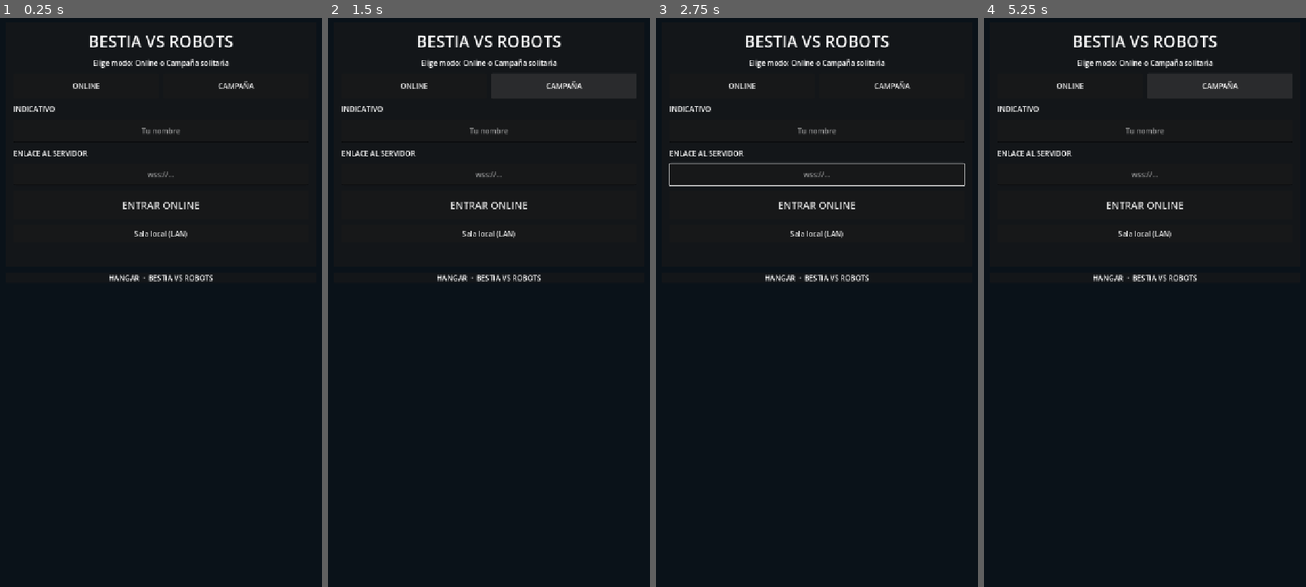
Above: before the commit, frames 1-4 (left to right).
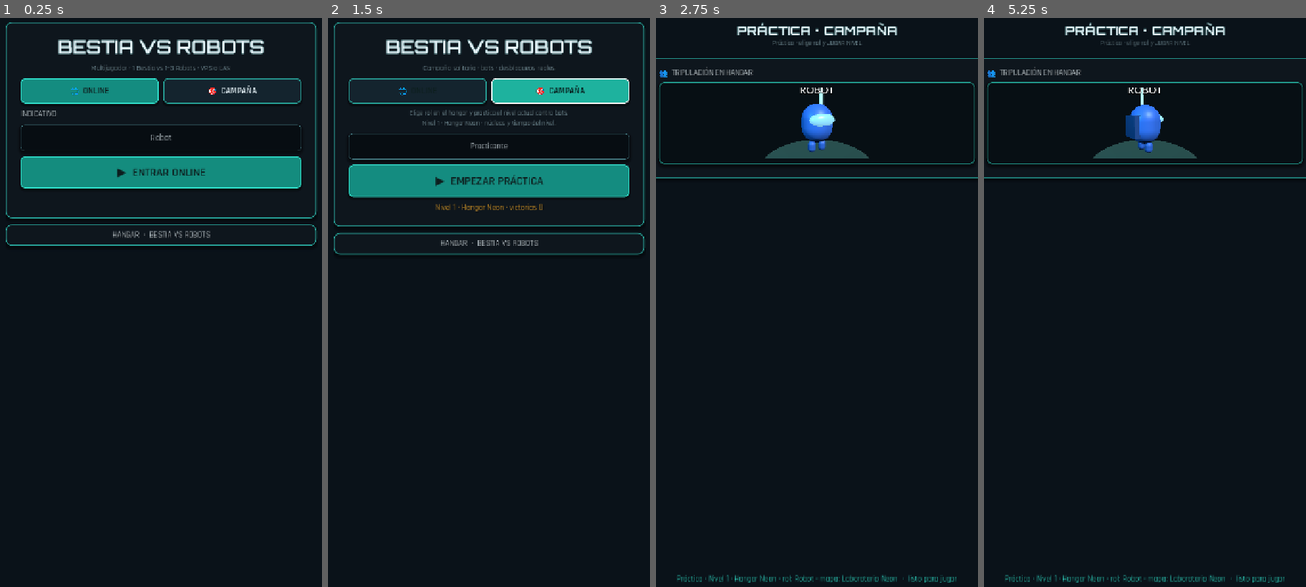
Above: after the commit, the same moments.

Repository: ExpertosTI/botgame
Game: Godot game, scene res://scenes/main/menu.tscn
Same seed, same stepped clock (60 frames per second), same inputs: the game is played once before the commit and once after it.
Inputs (mouse positions are in pixels of both pictures, inside the frame that each line leads up to):
- Up to frame 1 (0.25 s): no input
- Up to frame 2 (1.5 s): click "ENTRAR ONLINE" (after the commit: "▶ ENTRAR ONLINE") at 0.5 s; click "CAMPAÑA" (after the commit: "🎯 CAMPAÑA") at 1.25 s
- Up to frame 3 (2.75 s): click (817, 183) at 2 s, where only the run after the commit has a clickable "▶ EMPEZAR PRÁCTICA"
- Up to frame 4 (5.25 s): click (1141, 467) at 2.75 s, where only the run after the commit has a clickable "▶ JUGAR NIVEL"; click (1141, 467) at 3.5 s, where only the run after the commit has a clickable "▶ JUGAR NIVEL"; click (1064, 91) at 4.25 s, where only the run after the commit has a clickable "👹 SOY LA BESTIA"; click (1222, 91) at 5 s, where only the run after the commit has a clickable "🤖 SOY ROBOT"

The runs differ from the first frame. In frame 1, 12% of the frame differs, in the area x 1-99%, y 0-47%; in frame 2, 13%; in frame 3, 5.9%; in frame 4, 7.2%.
Error before the commit: Parse Error: Cannot infer the type of "err" variable because the value doesn't have a set type. (res://autoload/network_manager.gd:62)
Error after the commit: Invalid assignment of property or key 'custom_minimum_size' with value of type 'Vector2' on a base object of type 'Nil'. (res://scripts/ui/lobby.gd:163)

Commit message:
fix: tipar Error en peers WebSocket para export Godot 4.3
create_server/client sobre MultiplayerPeer no infería tipo de err y abortaba el export.

Co-authored-by: Cursor <cursoragent@cursor.com>

Diff:
--- a/autoload/network_manager.gd
+++ b/autoload/network_manager.gd
@@ -58,12 +58,13 @@
 	is_dedicated_server = true
 	if port < 0:
 		port = config.websocket_port
-	peer = WebSocketMultiplayerPeer.new()
-	var err := peer.create_server(port)
+	var ws := WebSocketMultiplayerPeer.new()
+	var err: Error = ws.create_server(port)
 	if err != OK:
 		push_error("No se pudo crear servidor WebSocket en puerto %d: %s" % [port, error_string(err)])
 		return err
-	multiplayer.multiplayer_peer = peer
+	peer = ws
+	multiplayer.multiplayer_peer = ws
 	print("[Server] WebSocket escuchando en puerto ", port)
 	server_started.emit()
 	return OK
@@ -76,11 +77,12 @@
 	local_player_name = player_name
 	if port < 0:
 		port = config.websocket_port
-	peer = WebSocketMultiplayerPeer.new()
-	var err := peer.create_server(port)
+	var ws := WebSocketMultiplayerPeer.new()
+	var err: Error = ws.create_server(port)
 	if err != OK:
 		return err
-	multiplayer.multiplayer_peer = peer
+	peer = ws
+	multiplayer.multiplayer_peer = ws
 	_add_player(1, player_name)
 	server_started.emit()
 	return OK
@@ -93,8 +95,8 @@
 	is_solo_practice = true
 	local_player_name = player_name
 	var offline := OfflineMultiplayerPeer.new()
+	peer = offline
 	multiplayer.multiplayer_peer = offline
-	peer = null  # no WebSocket
 	ProgressionManager.campaign_mode = true
 	selected_map = ProgressionManager.force_campaign_map()
 	_add_player(1, player_name)
@@ -172,11 +174,12 @@
 		else:
 			address = "ws://%s:%d" % [address, config.websocket_port]
 
-	peer = WebSocketMultiplayerPeer.new()
-	var err := peer.create_client(address)
+	var ws := WebSocketMultiplayerPeer.new()
+	var err: Error = ws.create_client(address)
 	if err != OK:
 		return err
-	multiplayer.multiplayer_peer = peer
+	peer = ws
+	multiplayer.multiplayer_peer = ws
 	return OK
 
 
--- a/scripts/main/server_main.gd
+++ b/scripts/main/server_main.gd
@@ -9,7 +9,7 @@
 func _ready() -> void:
 	# Asegurar servidor aunque el autoload no haya pillado --server
 	if not NetworkManager.is_dedicated_server:
-		var err := NetworkManager.start_dedicated_server()
+		var err: Error = NetworkManager.start_dedicated_server()
 		if err != OK:
 			push_error("[ServerMain] No se pudo abrir WebSocket: %s" % error_string(err))
 			if status:
--- a/scripts/ui/menu.gd
+++ b/scripts/ui/menu.gd
@@ -289,7 +289,7 @@
 		player_name = "Jugador"
 	var address := address_input.text.strip_edges()
 	status_label.text = "Conectando al hangar…"
-	var err := NetworkManager.join_game(address, player_name)
+	var err: Error = NetworkManager.join_game(address, player_name)
 	if err != OK:
 		status_label.text = "Error al conectar (%s)" % error_string(err)
 
@@ -299,7 +299,7 @@
 	if player_name.is_empty():
 		player_name = "Anfitrión"
 	status_label.text = "Abriendo sala local…"
-	var err := NetworkManager.host_listen_server(player_name)
+	var err: Error = NetworkManager.host_listen_server(player_name)
 	if err != OK:
 		status_label.text = "Error al crear servidor local"
 
@@ -309,7 +309,7 @@
 	if player_name.is_empty():
 		player_name = "Practicante"
 	status_label.text = "Preparando campaña solitaria…"
-	var err := NetworkManager.start_solo_practice(player_name)
+	var err: Error = NetworkManager.start_solo_practice(player_name)
 	if err != OK:
 		status_label.text = "No se pudo iniciar práctica"
 
